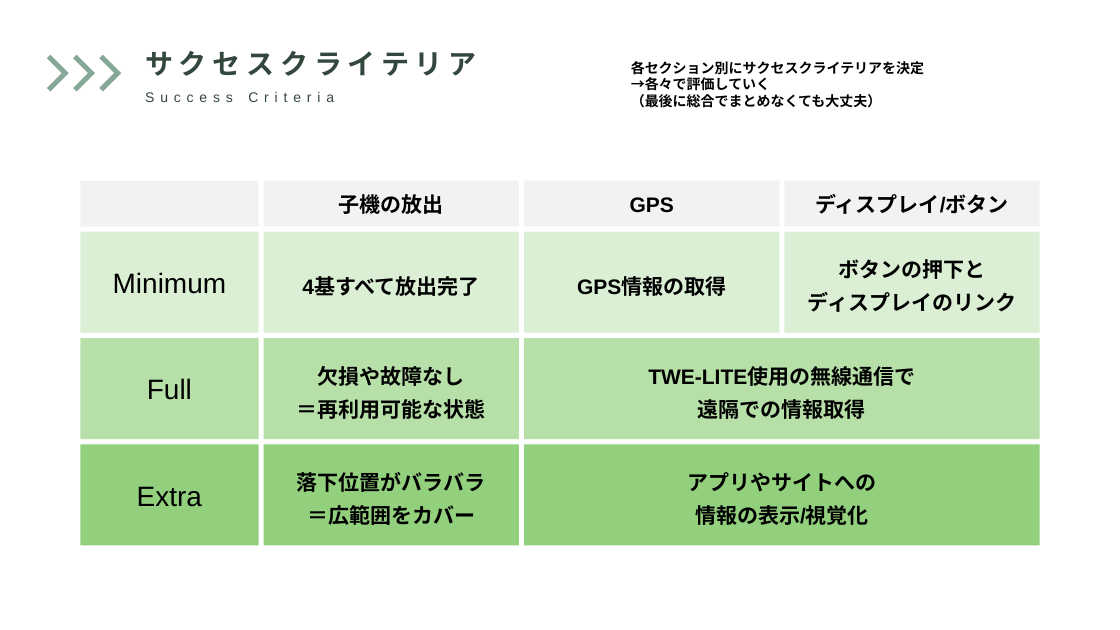
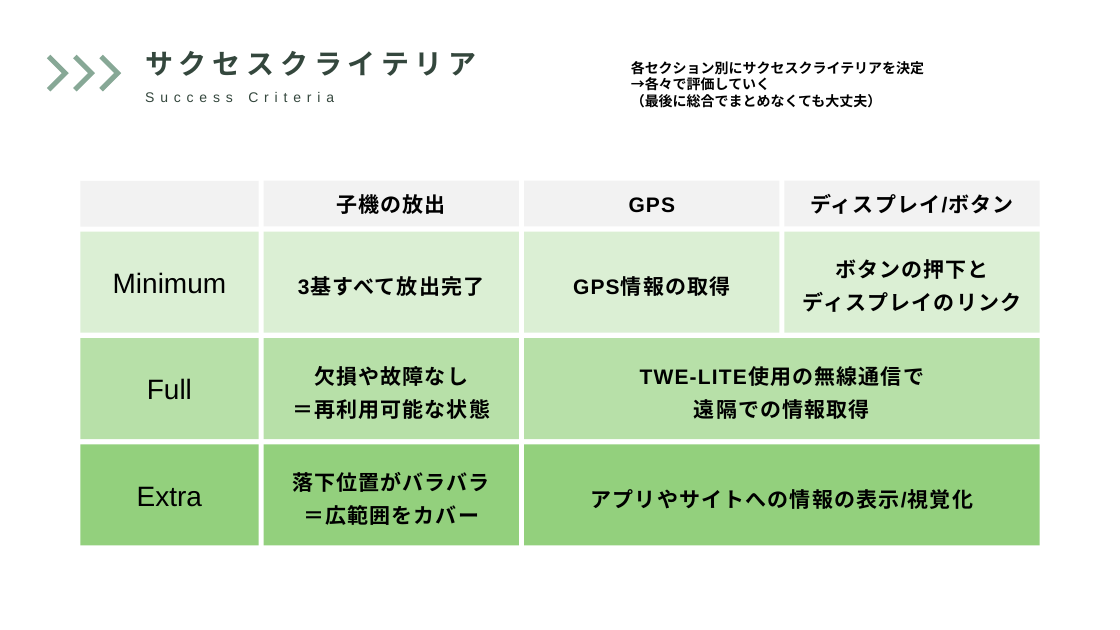
Before and after one commit to nearfactory/2024-toin-cansat, a slide deck: slide 7 of プレゼン/桐蔭-事後プレゼン.pptx. Drawn at 1120x630 pixels with LibreOffice and Linux fonts; fonts in the diff are those of the drawing. Boxes give left, top, right and bottom in pixels: in the first picture for what was removed or moved away, otherwise in the second. Text is boxed around its words. In the diff, an @@ line names an element or a change of style, - is before the commit and + after.

```diff
--- a/プレゼン/桐蔭-事後プレゼン.pptx
+++ b/プレゼン/桐蔭-事後プレゼン.pptx
@@ text in rectangle at (x1=298, y1=277, x2=484, y2=296): text changed @@
-4基すべて放出完了
+3基すべて放出完了
@@ letter spacing 0 to 1 pt in 8 elements at (x1=524, y1=232, x2=780, y2=333), (x1=524, y1=338, x2=1040, y2=439), (x1=785, y1=232, x2=1040, y2=333), (x1=264, y1=181, x2=519, y2=226), (x1=524, y1=181, x2=780, y2=226), (x1=785, y1=181, x2=1040, y2=226), (x1=264, y1=338, x2=519, y2=439), (x1=264, y1=444, x2=519, y2=545) @@
@@ text in rectangle at (x1=591, y1=489, x2=973, y2=509): text changed @@
-アプリやサイトへの
-情報の表示/視覚化
+アプリやサイトへの情報の表示/視覚化
```
Also in this commit, not shown: 1 slide added, 2 slides removed, 51 other files.
